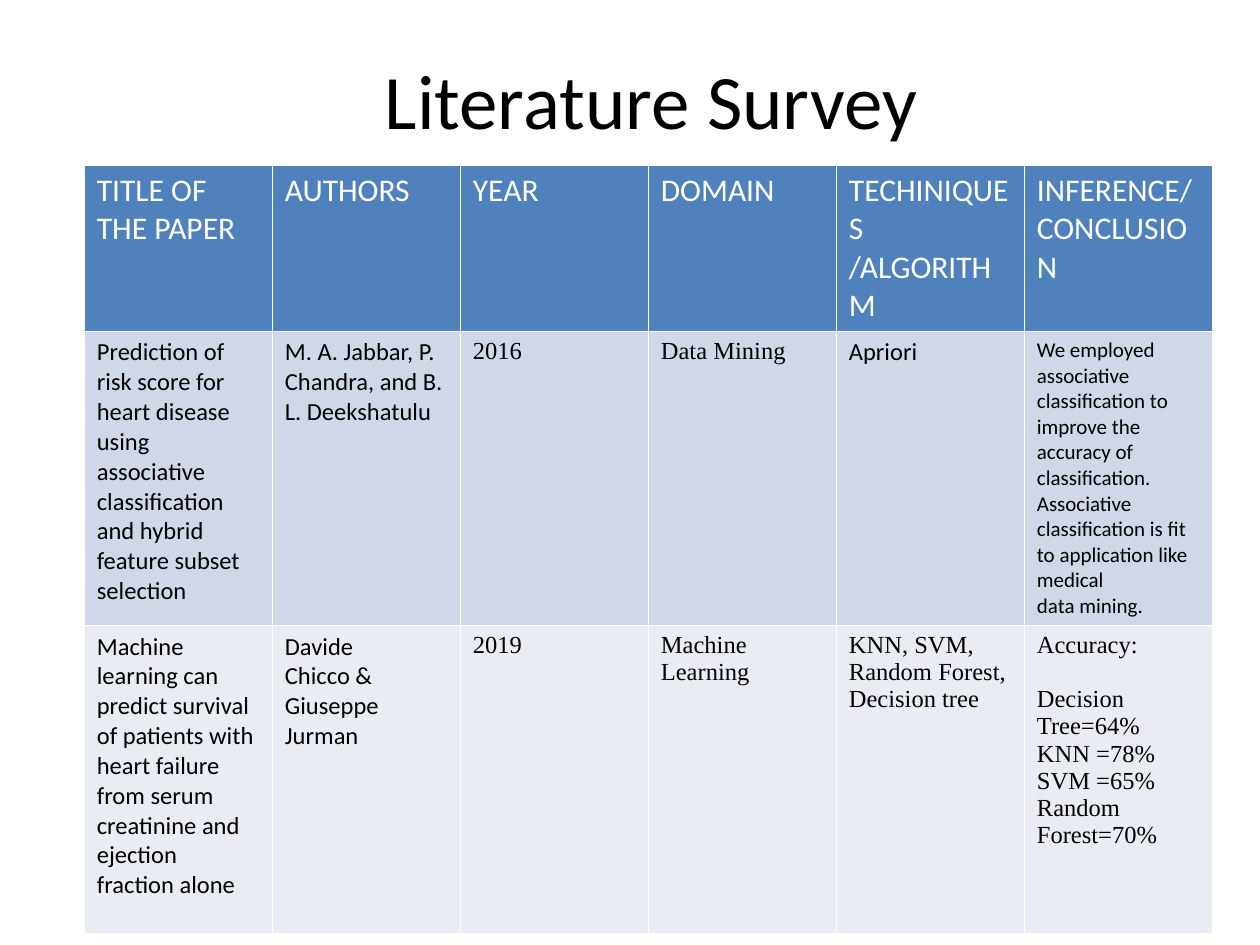
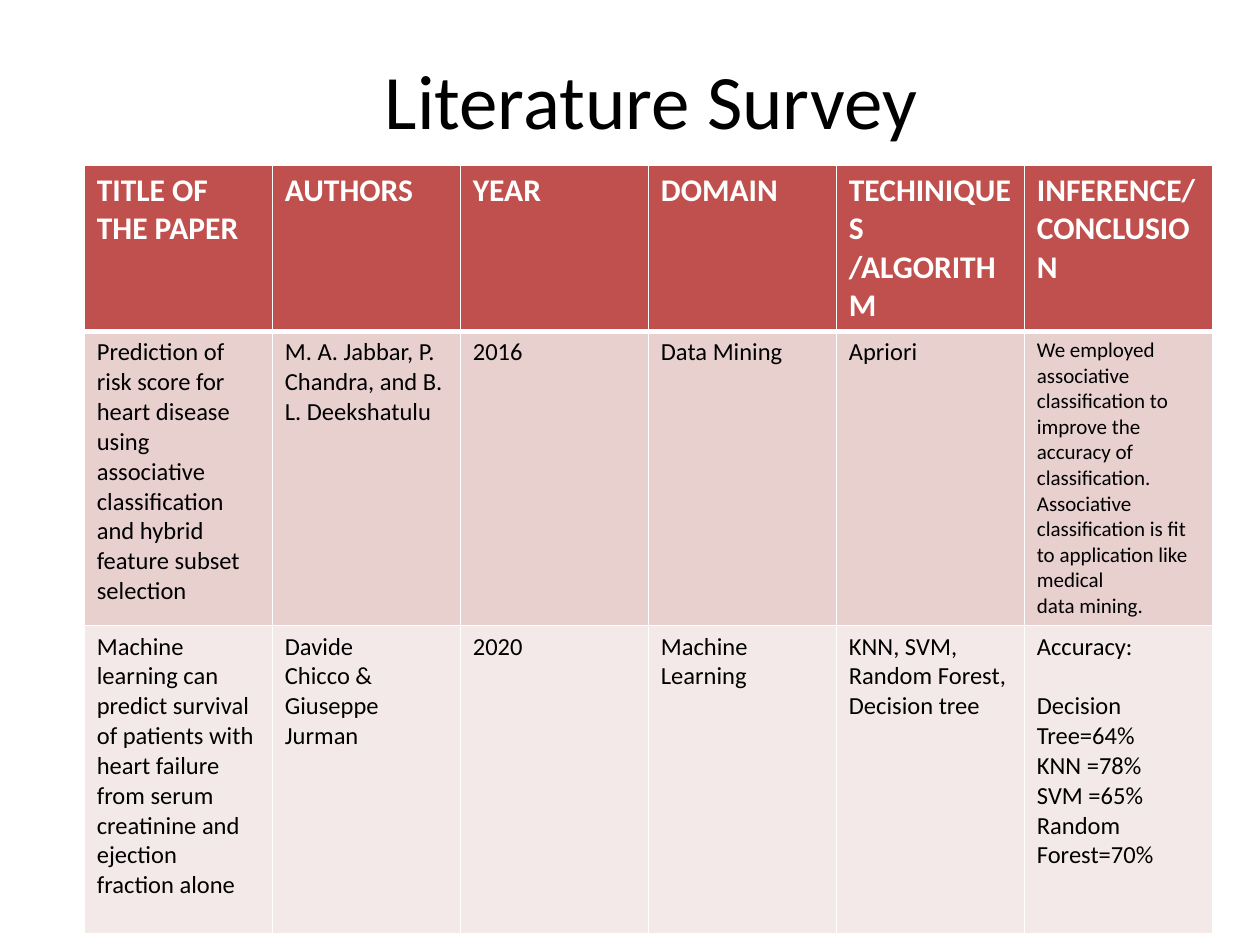
Before and after one commit to sathyapramod/ml-heart-survial, a slide deck: slide 6 of SathyaPramod.pptx. Drawn at 1260x945 pixels with LibreOffice and Linux fonts; fonts in the diff are those of the drawing; background and template pictures are left out. Boxes give left, top, right and bottom in pixels: in the first picture for what was removed or moved away, otherwise in the second. Text is boxed around its words. In the diff, an @@ line names an element or a change of style, - is before the commit and + after.

```diff
--- a/SathyaPramod.pptx
+++ b/SathyaPramod.pptx
@@ table at [84,165,1211,925] @@
-row 3, column 3: 2019
+row 3, column 3: 2020
@@ fill #4F81BD to #C0504D in row 1 @@
@@ fill #D0D8E8 to #E8D0D0 in row 2 @@
@@ fill #E9EDF4 to #F4E9E9 in row 3 @@
@@ bold on in "TITLE OF THE PAPER", "AUTHORS", "YEAR", "DOMAIN" and 2 more places @@
@@ font Times New Roman to Calibri in "2016", "Data Mining", "Machine Learning", "KNN, SVM, Random Forest," and 6 more places @@
```
Also in this commit, not shown: 4 other slides changed, 1 other file.
